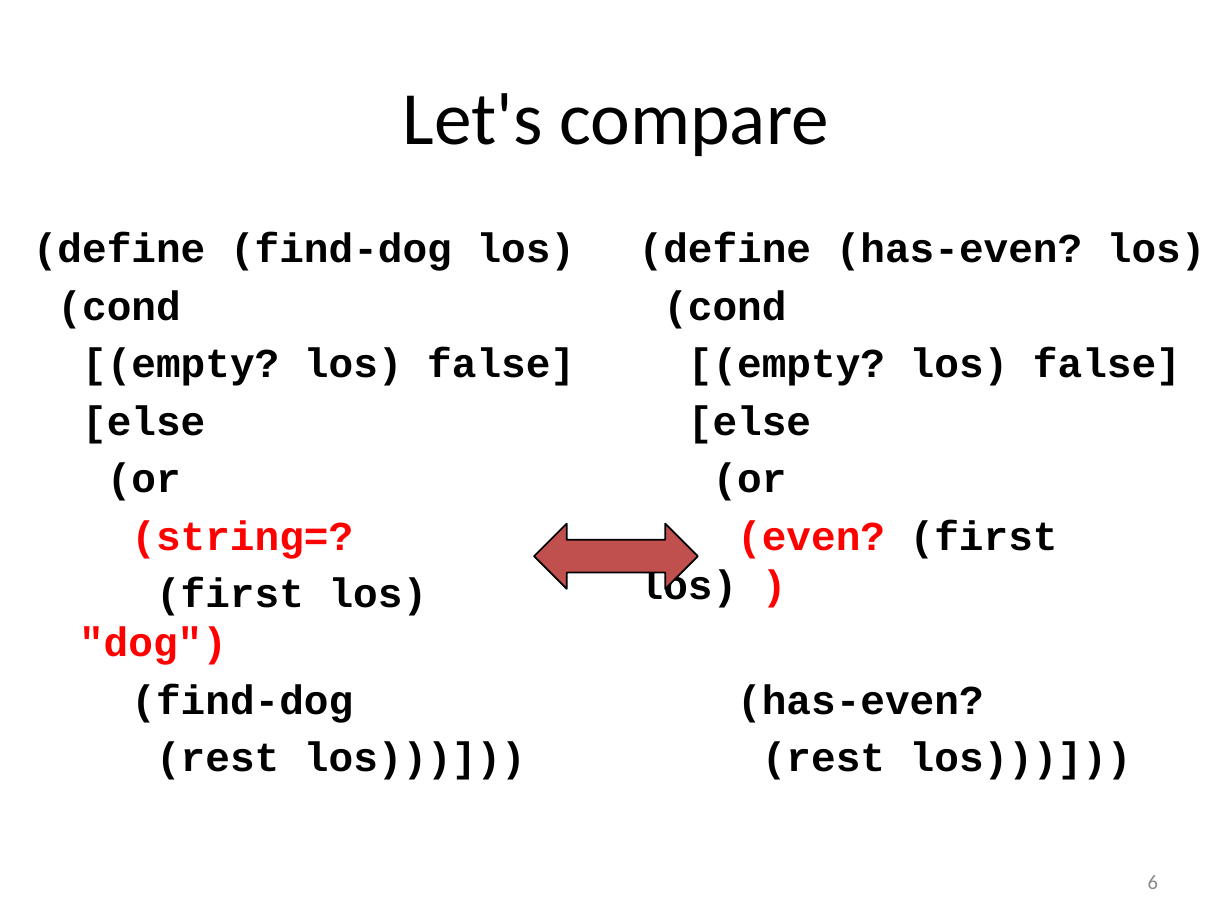
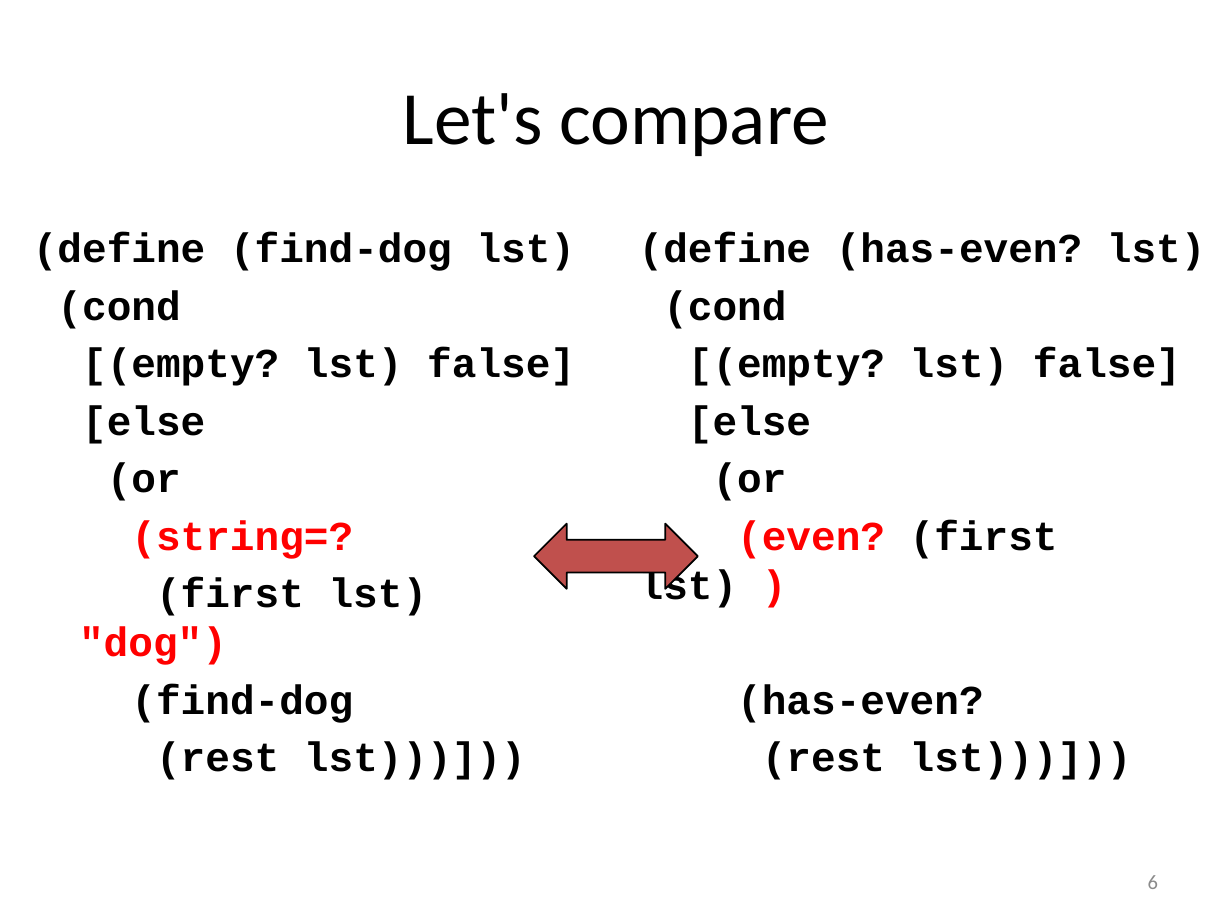
Before and after one commit to mwand/cs5010f17, a slide deck: slide 6 of Slides/Lesson 6.3 ormap, andmap, and filter.pptx. Drawn at 1232x924 pixels with LibreOffice and Linux fonts; fonts in the diff are those of the drawing. Boxes give left, top, right and bottom in pixels: in the first picture for what was removed or moved away, otherwise in the second. Text is boxed around its words. In the diff, an @@ line names an element or a change of style, - is before the commit and + after.

```diff
--- a/Slides/Lesson 6.3 ormap, andmap, and filter.pptx
+++ b/Slides/Lesson 6.3 ormap, andmap, and filter.pptx
@@ text at (33, 233, 576, 271): text changed @@
-(define (find-dog los)
+(define (find-dog lst)
@@ text at (639, 233, 1206, 271): text changed @@
-(define (has-even? los)
+(define (has-even? lst)
@@ text at (82, 348, 575, 386): text changed @@
-[(empty? los) false]
+[(empty? lst) false]
@@ text at (688, 348, 1181, 386): text changed @@
-[(empty? los) false]
+[(empty? lst) false]
@@ text at (639, 520, 1058, 608): text changed @@
-(even? (first los) )
+(even? (first lst) )
@@ text at (79, 578, 428, 665): text changed @@
-(first los) "dog")
+(first lst) "dog")
@@ text at (156, 742, 526, 780): text changed @@
-(rest los)))]))
+(rest lst)))]))
@@ text at (762, 742, 1132, 780): text changed @@
-(rest los)))]))
+(rest lst)))]))
```
Also in this commit, not shown: 12 other slides changed, 21 other files.
